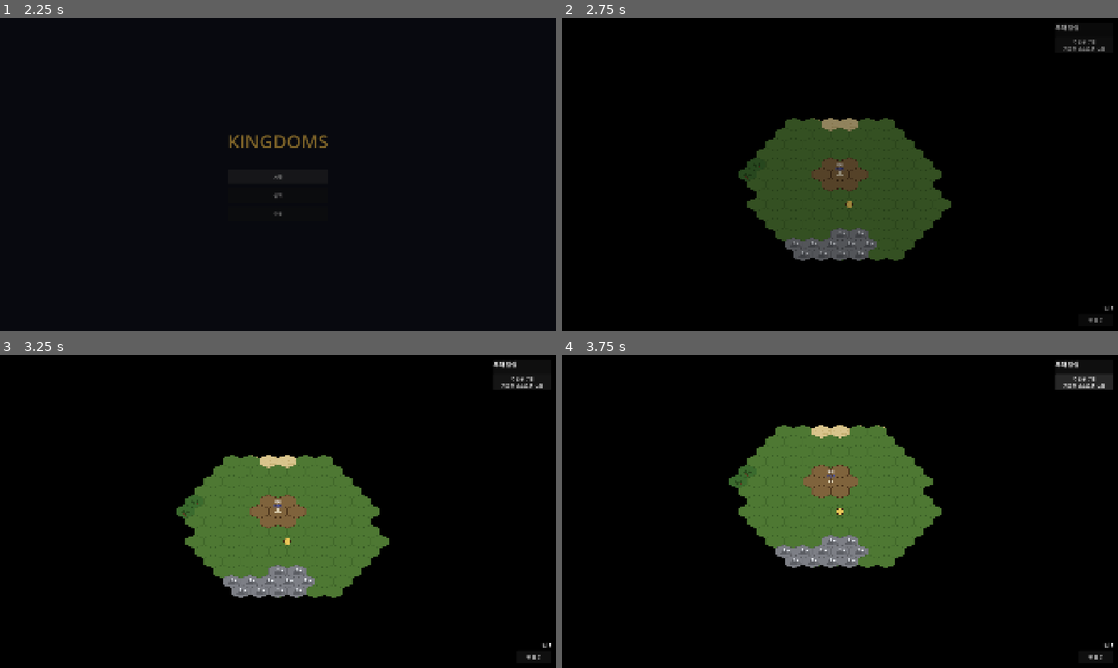
Above: before the commit, frames 1-4 (two rows, left to right).
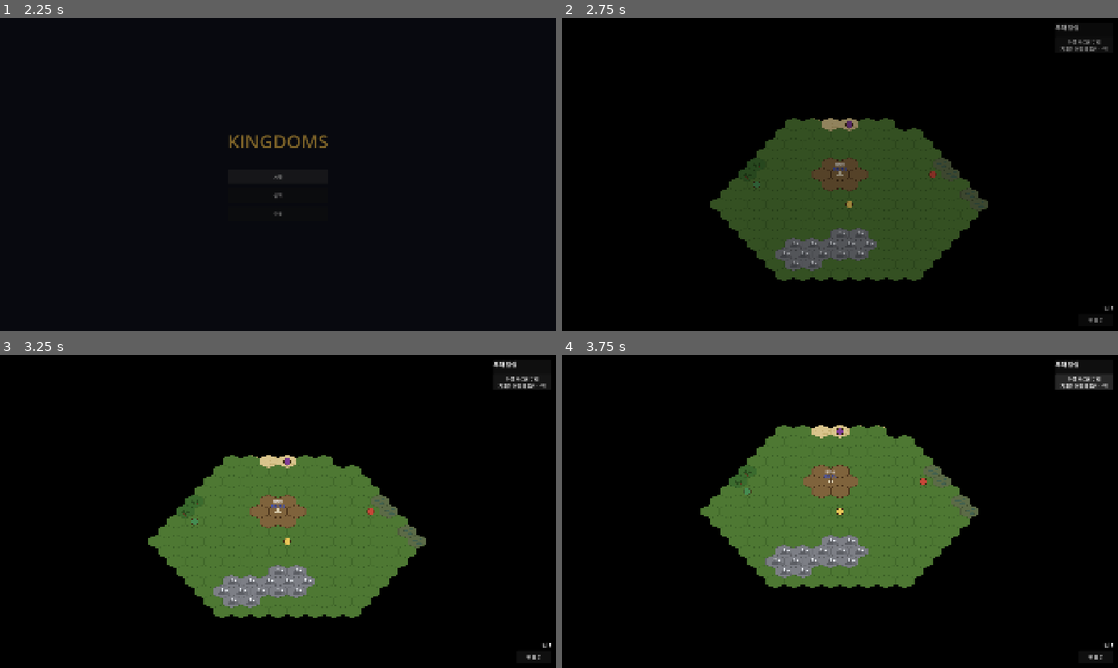
Above: after the commit, the same moments.

Repository: Johnyworld/kingdoms
Game: Godot game, scene res://scenes/splash/splash.tscn
The game is run twice, just before and just after one commit, with the same random seed, the same clock (stepped at 60 frames per second) and the same inputs.
Inputs (mouse positions are in pixels of both pictures, inside the frame that each line leads up to):
- Up to frame 1 (2.25 s): tap Enter at 0.5 s; move the mouse to (400, 158) at 0.52 s; hold D 0.53-1.25 s; hold Shift 0.53-1.25 s; click (400, 158) at 0.67 s; click "시작" at 1.25 s; click "시작" at 2 s
- Up to frame 2 (2.75 s): no input
- Up to frame 3 (3.25 s): drag from (166, 527) to (250, 574) at 2.77 s
- Up to frame 4 (3.75 s): click "주인공 부대 지휘관 테스트맨 · 2명" (after the commit: "아젤 하르윈 부대 지휘관 아젤 하르윈 · 4명") at 3.5 s

Frame 1 is identical in both runs. In frame 2, 5.8% of the frame differs, in the area x 26-99%, y 6-84%; in frame 3, 5.9%; in frame 4, 5.9%, in the area x 24-99%, y 6-75%.

Commit message:
feat(party): 유닛 카탈로그 기반 부대 생성·배치 — 플레이어 + NPC 3세력(표시)
- scenes/party/unit_types.gd: 4세력(푸른 왕국·사막 술탄국·암흑 제국·초원 칸국) 부대·멤버 카탈로그. 능력치는 docs/table 유닛.md 매핑
- Party.token_color 추가 — 플레이어 금색, NPC는 소속 세력 색
- game.gd: 하드코딩 단일 부대 → 카탈로그에서 플레이어 부대 + NPC 부대 3개 생성·배치. 시작 세력/영지 푸른 왕국/창천성 (NPC는 이번 단계 표시만)
- 스펙 동기화: data/units.md·features/parties.md 신규, Party/Human/Faction·SPEC·map-and-camera·turn 갱신
- 테스트: test_unit_types.gd 신규, test_party.gd(token_color)·test_faction.gd 갱신 — 전체 173 통과

Co-Authored-By: Claude Opus 4.8 (1M context) <noreply@anthropic.com>

Diff:
--- a/scenes/faction/faction.gd
+++ b/scenes/faction/faction.gd
@@ -1,5 +1,5 @@
 class_name Faction extends RefCounted
-## 영지를 보유하는 세력(예: "프랑스"). 하나의 세력은 여러 영지를 거느린다.
+## 영지를 보유하는 세력(예: "푸른 왕국"). 하나의 세력은 여러 영지를 거느린다.
 ## 구조: 세력(Faction) → 영지(Territory) → 건물(Building).
 ## 시각 요소가 없는 순수 데이터 엔티티라 씬 없이 스크립트만 둔다.
 
--- a/scenes/game/game.gd
+++ b/scenes/game/game.gd
@@ -14,6 +14,15 @@
 const ZOOM_MAX := 3.0
 const ZOOM_STEP := 0.1
 const PAN_ZOOM_SPEED := 0.05   # 트랙패드 두 손가락 스크롤(PanGesture) delta.y → 줌 배율 계수
+
+const PARTY_SCENE := preload("res://scenes/party/party.tscn")
+
+# NPC 부대 배치 오프셋(맵 중앙 기준 칸). 초기 시야 안에 들도록 임시 배치한다.
+const NPC_OFFSETS := {
+	"qasim": Vector2i(5, 0),
+	"balthazar": Vector2i(0, -5),
+	"batur": Vector2i(-5, 1),
+}
 
 @onready var terrain: TileMapLayer = $TerrainLayer
 @onready var camera: Camera2D = $Camera2D
@@ -41,6 +50,7 @@
 # 턴 진행. 턴 종료 시 유닛 이동 리셋 + 영지 자원 수입.
 var _turn := TurnManager.new()
 var _units: Array = []          # 턴당 1회 이동하는 부대(주인공 부대 등).
+var _npc_parties: Array = []    # NPC 부대(표시만 — 이동/선택/AI/안개 대상 아님).
 var _territories: Array = []    # 자원 수입을 받는 영지.
 var _buildings: Array = []      # 맵의 모든 건물(캠프 + 건설된 농장). 겹침 검사·추적용.
 
@@ -58,7 +68,7 @@
 	building.setup(terrain, Vector2i(MAP_WIDTH / 2, MAP_HEIGHT / 2), BuildingTypes.CAMP)
 	_buildings = [building]
 	_setup_faction()
-	_setup_party()
+	_setup_parties()
 	_place_party()
 	fog.setup(terrain, MAP_WIDTH, MAP_HEIGHT)
 	_update_fog()
@@ -106,26 +116,41 @@
 	camera.position = terrain.map_to_local(center_cell)
 	camera.make_current()
 
-## 시작 영지("파리")를 만들어 세력("프랑스")에 편입하고, 캠프 건물을 그 영지에 넣는다.
-## 영지 초기 자원은 캠프 종류 카탈로그의 resources를 복사한다(인구 포함 7종).
+## 플레이어 시작 영지·세력을 유닛 카탈로그(플레이어 부대 스펙)에서 만든다.
+## 세력 "푸른 왕국" → 영지 "창천성"에 캠프를 넣는다. 초기 자원은 캠프 카탈로그 resources 복사.
 func _setup_faction() -> void:
 	var camp_spec := BuildingTypes.get_type(BuildingTypes.CAMP)
 	var start_res: Dictionary = (camp_spec.get("resources", {}) as Dictionary).duplicate(true)
-	var paris := Territory.new("파리", start_res)
-	var france := Faction.new("프랑스", Color(0.2, 0.3, 0.8))
-	france.add_territory(paris)
-	paris.add_building(building)
-	_territories = [paris]
-
-## 주인공 부대의 멤버를 구성한다. 테스트맨(이동력 3) + 짐꾼(이동력 2).
-## 부대 이동력은 멤버 중 최소값이라 이 구성에서는 2가 된다.
-func _setup_party() -> void:
-	var testman := Human.new("테스트맨")
-	var porter := Human.new("짐꾼")
-	porter.movement = 2
-	party.add_member(testman)
-	party.add_member(porter)
-	party.commander = testman   # 주인공 부대의 지휘관은 테스트맨.
+	var spec := UnitTypes.get_party(UnitTypes.PLAYER_ID)
+	var territory := Territory.new(spec["territory"], start_res)
+	var faction := Faction.new(spec["faction"], spec["color"])
+	faction.add_territory(territory)
+	territory.add_building(building)
+	_territories = [territory]
+
+## 부대를 유닛 카탈로그에서 생성한다.
+## 플레이어 부대(아젤 하르윈)는 기존 $Party 노드에 채우고 금색 유지.
+## NPC 부대 3개는 새로 인스턴스화해 세력 색으로 그리고 시작 지점 주변에 배치(표시만).
+func _setup_parties() -> void:
+	_populate_party(party, UnitTypes.PLAYER_ID)
+	var center := Vector2i(MAP_WIDTH / 2, MAP_HEIGHT / 2)
+	for id in UnitTypes.NPC_IDS:
+		var p := PARTY_SCENE.instantiate()
+		add_child(p)
+		_populate_party(p, id)
+		p.token_color = UnitTypes.get_party(id)["color"]
+		p.position = terrain.map_to_local(center + NPC_OFFSETS[id])
+		_npc_parties.append(p)
+
+## 부대에 카탈로그 멤버를 채우고 이름·지휘관을 설정한다.
+func _populate_party(p, id: String) -> void:
+	var spec := UnitTypes.get_party(id)
+	p.party_name = spec["party_name"]
+	var members := UnitTypes.make_members(id)
+	for m in members:
+		p.add_member(m)
+	if not members.is_empty():
+		p.commander = members[0]
 
 ## 주인공 부대를 캠프 바로 아래(캠프 영역 밖) 타일에 배치한다.
 func _place_party() -> void:
--- a/scenes/party/party.gd
+++ b/scenes/party/party.gd
@@ -7,6 +7,9 @@
 # --- 정체 ---
 ## 이름. 엔진 내장 프로퍼티 `name`(노드 이름)과 충돌하므로 별도 변수로 둔다.
 @export var party_name := ""
+
+## 맵 토큰 몸통 색. 플레이어는 기본 금색, NPC 부대는 소속 세력 색으로 설정한다.
+@export var token_color := Color(0.92, 0.78, 0.35)
 
 # --- 멤버 ---
 var members: Array = []   # 이 부대에 속한 Human 목록.
@@ -81,7 +84,9 @@
 	if selected:
 		draw_arc(Vector2(0, 4), _RADIUS * 1.4, 0.0, TAU, 40, Color(1.0, 0.95, 0.4, a), 3.0, true)
 
-	# 임시 플레이스홀더: 발밑 그림자 + 몸통 원 + 외곽선.
+	# 임시 플레이스홀더: 발밑 그림자 + 몸통 원(token_color) + 외곽선.
 	draw_circle(Vector2(0, 4), _RADIUS * 0.9, Color(0, 0, 0, 0.25 * a))
-	draw_circle(Vector2.ZERO, _RADIUS, Color(0.92, 0.78, 0.35, a))
+	var body := token_color
+	body.a *= a
+	draw_circle(Vector2.ZERO, _RADIUS, body)
 	draw_arc(Vector2.ZERO, _RADIUS, 0.0, TAU, 32, Color(0.25, 0.18, 0.08, a), 2.0, true)
--- /dev/null
+++ b/scenes/party/unit_types.gd
@@ -0,0 +1,101 @@
+class_name UnitTypes
+## 유닛·부대 카탈로그. 세력별 부대(이름·색·지휘관·멤버)를 데이터로 정의한다.
+## BuildingTypes·Terrain과 동일한 "GDScript 카탈로그" 패턴.
+## game.gd가 여기서 부대를 생성해 맵에 배치한다.
+## 멤버 능력치는 기획 원본 docs/table/세력/유닛.md에서 옮긴 값이다.
+
+# 플레이어 부대 id.
+const PLAYER_ID := "azel"
+# NPC 부대 id 목록(표시 순서).
+const NPC_IDS := ["qasim", "balthazar", "batur"]
+
+# 이동력·시야는 유닛.md에 개별값이 없어 종족(인간) 기본값을 모든 멤버에 적용한다.
+const HUMAN_MOVEMENT := 4
+const HUMAN_VISION := 7
+
+# 멤버 dict → Human 필드로 복사할 능력치 키(= Human 변수명).
+const _STAT_KEYS := [
+	"strength", "wisdom", "agility", "charm", "luck",
+	"leadership", "diligence", "sensitivity",
+	"hit_points", "stamina", "morale",
+]
+
+# 부대 id → 스펙. 멤버 첫 항목이 지휘관.
+# 능력치 키 매핑: strength=힘, wisdom=지혜, agility=민첩, charm=매력, luck=행운,
+#               leadership=지휘력, diligence=성실함, sensitivity=예민함,
+#               hit_points=생명점, stamina=스태미나, morale=사기.
+const CATALOG := {
+	"azel": {
+		"party_name": "아젤 하르윈 부대",
+		"faction": "푸른 왕국",
+		"color": Color(0.2, 0.3, 0.8),
+		"territory": "창천성",
+		"commander": "아젤 하르윈",
+		"members": [
+			{"name": "아젤 하르윈", "strength": 78, "wisdom": 72, "agility": 65, "charm": 80, "luck": 55, "leadership": 88, "diligence": 82, "sensitivity": 45, "hit_points": 40, "stamina": 40, "morale": 90},
+			{"name": "로엔 카스터", "strength": 70, "wisdom": 55, "agility": 68, "charm": 50, "luck": 48, "leadership": 42, "diligence": 65, "sensitivity": 50, "hit_points": 40, "stamina": 40, "morale": 75},
+			{"name": "미라 벨포드", "strength": 58, "wisdom": 62, "agility": 74, "charm": 66, "luck": 60, "leadership": 35, "diligence": 70, "sensitivity": 58, "hit_points": 40, "stamina": 40, "morale": 72},
+			{"name": "가레스 던", "strength": 82, "wisdom": 44, "agility": 60, "charm": 40, "luck": 52, "leadership": 30, "diligence": 60, "sensitivity": 38, "hit_points": 40, "stamina": 40, "morale": 68},
+		],
+	},
+	"qasim": {
+		"party_name": "카심 이븐 라시드 부대",
+		"faction": "사막 술탄국",
+		"color": Color(0.78, 0.28, 0.22),
+		"territory": "",
+		"commander": "카심 이븐 라시드",
+		"members": [
+			{"name": "카심 이븐 라시드", "strength": 75, "wisdom": 80, "agility": 62, "charm": 78, "luck": 58, "leadership": 85, "diligence": 78, "sensitivity": 52, "hit_points": 40, "stamina": 40, "morale": 88},
+			{"name": "자밀라", "strength": 55, "wisdom": 66, "agility": 72, "charm": 70, "luck": 64, "leadership": 38, "diligence": 68, "sensitivity": 60, "hit_points": 40, "stamina": 40, "morale": 74},
+			{"name": "하산 알와히드", "strength": 76, "wisdom": 52, "agility": 64, "charm": 48, "luck": 50, "leadership": 33, "diligence": 62, "sensitivity": 42, "hit_points": 40, "stamina": 40, "morale": 70},
+			{"name": "유수프", "strength": 80, "wisdom": 46, "agility": 58, "charm": 44, "luck": 54, "leadership": 28, "diligence": 58, "sensitivity": 40, "hit_points": 40, "stamina": 40, "morale": 66},
+		],
+	},
+	"balthazar": {
+		"party_name": "발타자르 부대",
+		"faction": "암흑 제국",
+		"color": Color(0.5, 0.24, 0.6),
+		"territory": "",
+		"commander": "발타자르",
+		"members": [
+			{"name": "발타자르", "strength": 72, "wisdom": 84, "agility": 60, "charm": 66, "luck": 50, "leadership": 82, "diligence": 60, "sensitivity": 70, "hit_points": 40, "stamina": 40, "morale": 80},
+			{"name": "모르가나", "strength": 48, "wisdom": 78, "agility": 64, "charm": 74, "luck": 58, "leadership": 36, "diligence": 58, "sensitivity": 82, "hit_points": 40, "stamina": 40, "morale": 68},
+			{"name": "드레이븐", "strength": 78, "wisdom": 50, "agility": 66, "charm": 44, "luck": 52, "leadership": 34, "diligence": 55, "sensitivity": 60, "hit_points": 40, "stamina": 40, "morale": 66},
+			{"name": "카산드라", "strength": 60, "wisdom": 58, "agility": 70, "charm": 62, "luck": 54, "leadership": 30, "diligence": 62, "sensitivity": 68, "hit_points": 40, "stamina": 40, "morale": 64},
+		],
+	},
+	"batur": {
+		"party_name": "바트르 칸 부대",
+		"faction": "초원 칸국",
+		"color": Color(0.27, 0.55, 0.32),
+		"territory": "",
+		"commander": "바트르 칸",
+		"members": [
+			{"name": "바트르 칸", "strength": 84, "wisdom": 68, "agility": 72, "charm": 64, "luck": 60, "leadership": 86, "diligence": 70, "sensitivity": 48, "hit_points": 40, "stamina": 40, "morale": 85},
+			{"name": "테무르", "strength": 80, "wisdom": 50, "agility": 74, "charm": 48, "luck": 54, "leadership": 35, "diligence": 64, "sensitivity": 44, "hit_points": 40, "stamina": 40, "morale": 72},
+			{"name": "알탄", "strength": 76, "wisdom": 52, "agility": 70, "charm": 46, "luck": 56, "leadership": 32, "diligence": 62, "sensitivity": 42, "hit_points": 40, "stamina": 40, "morale": 70},
+			{"name": "초로스", "strength": 78, "wisdom": 48, "agility": 72, "charm": 44, "luck": 58, "leadership": 30, "diligence": 60, "sensitivity": 40, "hit_points": 40, "stamina": 40, "morale": 68},
+		],
+	},
+}
+
+## 부대 스펙을 반환한다. 없는 id면 빈 Dictionary.
+static func get_party(id: String) -> Dictionary:
+	return CATALOG.get(id, {})
+
+## 스펙의 지휘관 이름. 없으면 빈 문자열.
+static func commander_name(id: String) -> String:
+	return get_party(id).get("commander", "")
+
+## 스펙의 멤버들을 Human 객체로 생성한다. 능력치를 반영하고 이동력·시야는 인간 기본값.
+## 없는 id면 빈 배열. Human(RefCounted)만 생성하므로 씬 트리 없이 동작한다.
+static func make_members(id: String) -> Array:
+	var result: Array = []
+	for m in get_party(id).get("members", []):
+		var h := Human.new(m["name"])
+		for key in _STAT_KEYS:
+			h.set(key, m[key])
+		h.movement = HUMAN_MOVEMENT
+		h.vision = HUMAN_VISION
+		result.append(h)
+	return result
--- a/scenes/territory/territory.gd
+++ b/scenes/territory/territory.gd
@@ -1,5 +1,5 @@
 class_name Territory extends RefCounted
-## 세력이 보유하는 영지(예: "파리"). 중심 캠프 + 그 안의 건물들을 가지며 모든 자원(인구 포함)을 보유한다.
+## 세력이 보유하는 영지(예: "창천성"). 중심 캠프 + 그 안의 건물들을 가지며 모든 자원(인구 포함)을 보유한다.
 ## 구조: 세력(Faction) → 영지(Territory) → 건물(Building).
 ## 시각 요소가 없는 순수 데이터 엔티티라 씬 없이 스크립트만 둔다.
 
--- a/test/unit/test_faction.gd
+++ b/test/unit/test_faction.gd
@@ -6,14 +6,14 @@
 var territory: Object
 
 func before_each() -> void:
-	territory = load("res://scenes/territory/territory.gd").new("파리", {})
+	territory = load("res://scenes/territory/territory.gd").new("창천성", {})
 
-func _faction(name := "프랑스", color := BLUE) -> Object:
+func _faction(name := "푸른 왕국", color := BLUE) -> Object:
 	return load("res://scenes/faction/faction.gd").new(name, color)
 
 func test_init_sets_name_and_color() -> void:
-	var f := _faction("프랑스", BLUE)
-	assert_eq(f.name, "프랑스", "생성 시 이름 설정")
+	var f := _faction("푸른 왕국", BLUE)
+	assert_eq(f.name, "푸른 왕국", "생성 시 이름 설정")
 	assert_eq(f.color, BLUE, "생성 시 색상 설정")
 
 func test_territories_empty_on_create() -> void:
--- a/test/unit/test_party.gd
+++ b/test/unit/test_party.gd
@@ -25,6 +25,16 @@
 	var p := _party()
 	p.party_name = "주인공 부대"
 	assert_eq(p.party_name, "주인공 부대", "이름을 설정할 수 있다")
+
+# --- 토큰 색 ---
+
+func test_token_color_default_gold() -> void:
+	assert_eq(_party().token_color, Color(0.92, 0.78, 0.35), "기본 토큰 색은 금색")
+
+func test_token_color_settable() -> void:
+	var p := _party()
+	p.token_color = Color(1, 0, 0)
+	assert_eq(p.token_color, Color(1, 0, 0), "토큰 색을 설정할 수 있다")
 
 # --- 멤버 ---
 
--- /dev/null
+++ b/test/unit/test_unit_types.gd
@@ -0,0 +1,60 @@
+extends GutTest
+## 유닛·부대 카탈로그(UnitTypes) 테스트.
+## 세력별 부대 정의(이름·색·지휘관·멤버)와 멤버 Human 생성(능력치 매핑)을 검증한다.
+
+var types = load("res://scenes/party/unit_types.gd")
+
+func _all_ids() -> Array:
+	return [types.PLAYER_ID] + types.NPC_IDS
+
+# --- id 상수 ---
+
+func test_player_and_npc_ids() -> void:
+	assert_eq(types.PLAYER_ID, "azel", "플레이어 부대 id")
+	assert_eq(types.NPC_IDS, ["qasim", "balthazar", "batur"], "NPC 부대 3종")
+
+# --- 카탈로그 키 ---
+
+func test_all_parties_have_keys() -> void:
+	for id in _all_ids():
+		var spec: Dictionary = types.get_party(id)
+		for key in ["party_name", "faction", "color", "commander", "members"]:
+			assert_true(spec.has(key), "%s 스펙에 %s 키 존재" % [id, key])
+
+func test_player_party_spec() -> void:
+	var spec: Dictionary = types.get_party("azel")
+	assert_eq(spec["faction"], "푸른 왕국", "세력 = 푸른 왕국")
+	assert_eq(spec["party_name"], "아젤 하르윈 부대", "부대명")
+	assert_eq(spec["commander"], "아젤 하르윈", "지휘관")
+
+# --- 멤버 생성 ---
+
+func test_make_members_count_and_first() -> void:
+	var members: Array = types.make_members("azel")
+	assert_eq(members.size(), 4, "아젤 부대 4명")
+	assert_eq(members[0].human_name, "아젤 하르윈", "첫 멤버 = 지휘관")
+
+func test_make_members_stats_mapping() -> void:
+	var leader = types.make_members("azel")[0]
+	assert_eq(leader.strength, 78, "힘 78 (유닛.md 매핑)")
+	assert_eq(leader.leadership, 88, "지휘력 88")
+	assert_eq(leader.morale, 90, "사기 90")
+
+func test_all_members_movement_vision_human_base() -> void:
+	for id in _all_ids():
+		for h in types.make_members(id):
+			assert_eq(h.movement, 4, "%s 이동력 4 (인간 기본)" % h.human_name)
+			assert_eq(h.vision, 7, "%s 시야 7 (인간 기본)" % h.human_name)
+
+func test_commander_name() -> void:
+	assert_eq(types.commander_name("qasim"), "카심 이븐 라시드", "지휘관 이름")
+
+func test_all_parties_have_four_members() -> void:
+	for id in _all_ids():
+		assert_eq(types.make_members(id).size(), 4, "%s 멤버 4명" % id)
+
+# --- 경계 ---
+
+func test_unknown_id_empty() -> void:
+	assert_eq(types.get_party("없음").size(), 0, "없는 id → 빈 Dictionary")
+	assert_eq(types.make_members("없음").size(), 0, "없는 id → 빈 배열")
Not shown, added: scenes/party/unit_types.gd.uid
Not shown, added: test/unit/test_unit_types.gd.uid
Not shown, changed: docs/spec/SPEC.md
Not shown, added: docs/spec/data/units.md
Not shown, changed: docs/spec/entities/Faction.md
Not shown, changed: docs/spec/entities/Human.md
Not shown, changed: docs/spec/entities/Party.md
Not shown, changed: docs/spec/features/map-and-camera.md
Not shown, added: docs/spec/features/parties.md
Not shown, changed: docs/spec/features/turn.md
